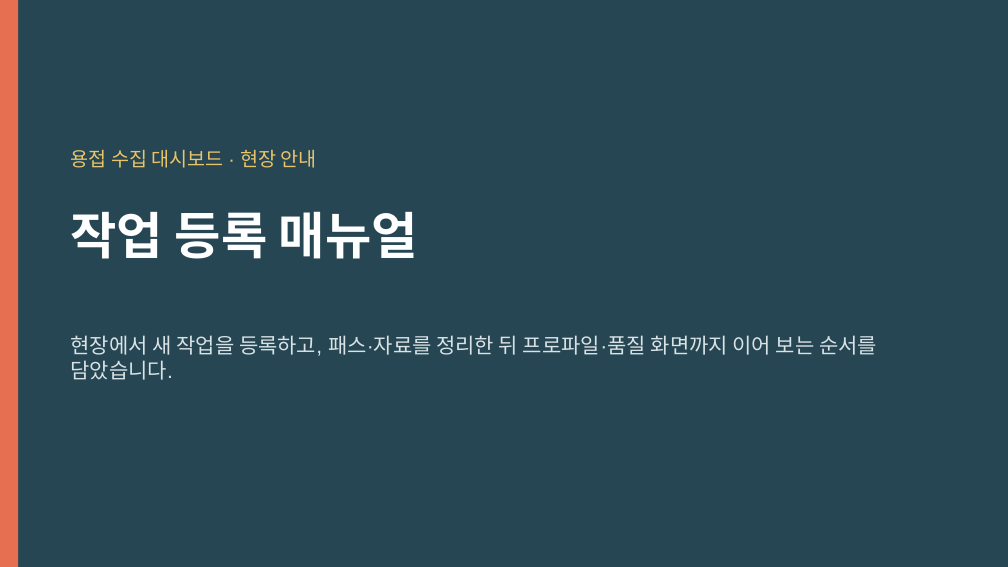
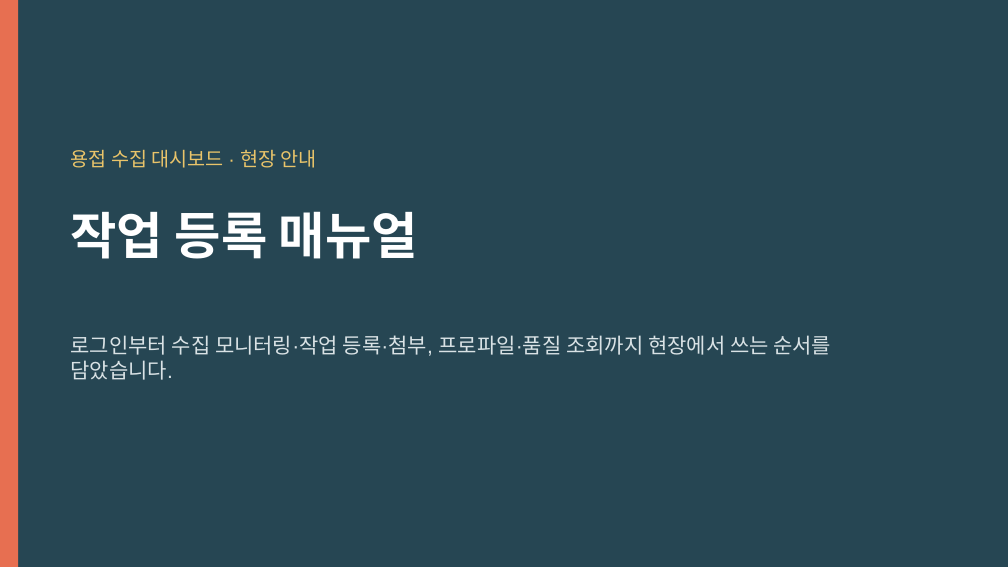
Before and after one commit to geosoft-shcho/weld-dashboard, a slide deck: slide 1 of docs/2026-10-23/작업_등록_매뉴얼.pptx. Drawn at 1008x567 pixels with LibreOffice and Linux fonts; fonts in the diff are those of the drawing. Boxes give left, top, right and bottom in pixels: in the first picture for what was removed or moved away, otherwise in the second. Text is boxed around its words. In the diff, an @@ line names an element or a change of style, - is before the commit and + after.

```diff
--- a/docs/2026-10-23/작업_등록_매뉴얼.pptx
+++ b/docs/2026-10-23/작업_등록_매뉴얼.pptx
@@ text at (71,335,831,380): text changed @@
-현장에서 새 작업을 등록하고, 패스·자료를 정리한 뒤 프로파일·품질 화면까지 이어 보는 순서를 담았습니다.
+로그인부터 수집 모니터링·작업 등록·첨부, 프로파일·품질 조회까지 현장에서 쓰는 순서를 담았습니다.
```
Also in this commit, not shown: 14 other slides changed, 3 slides added, 1 slide removed, 28 other files.
